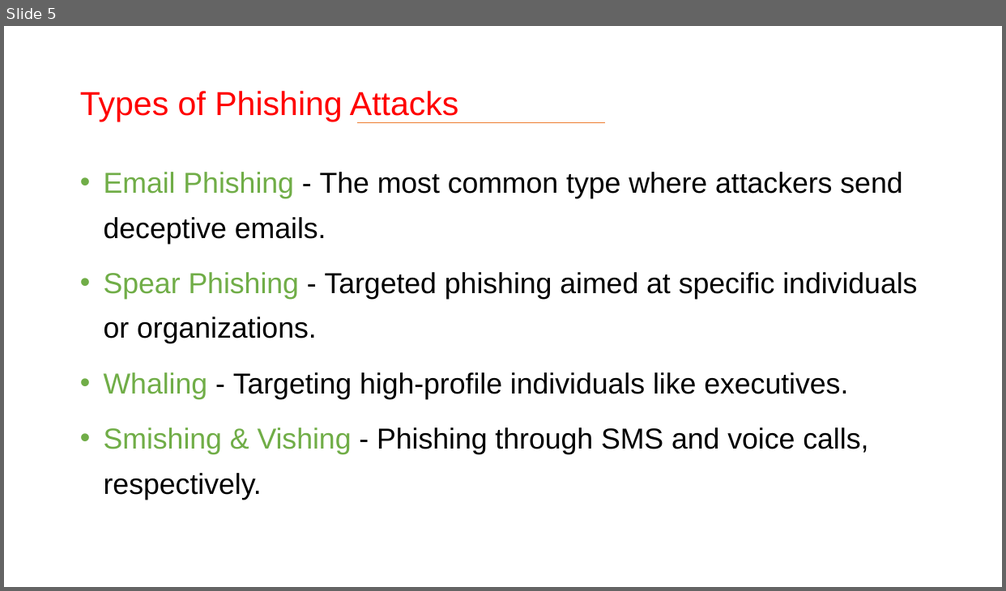
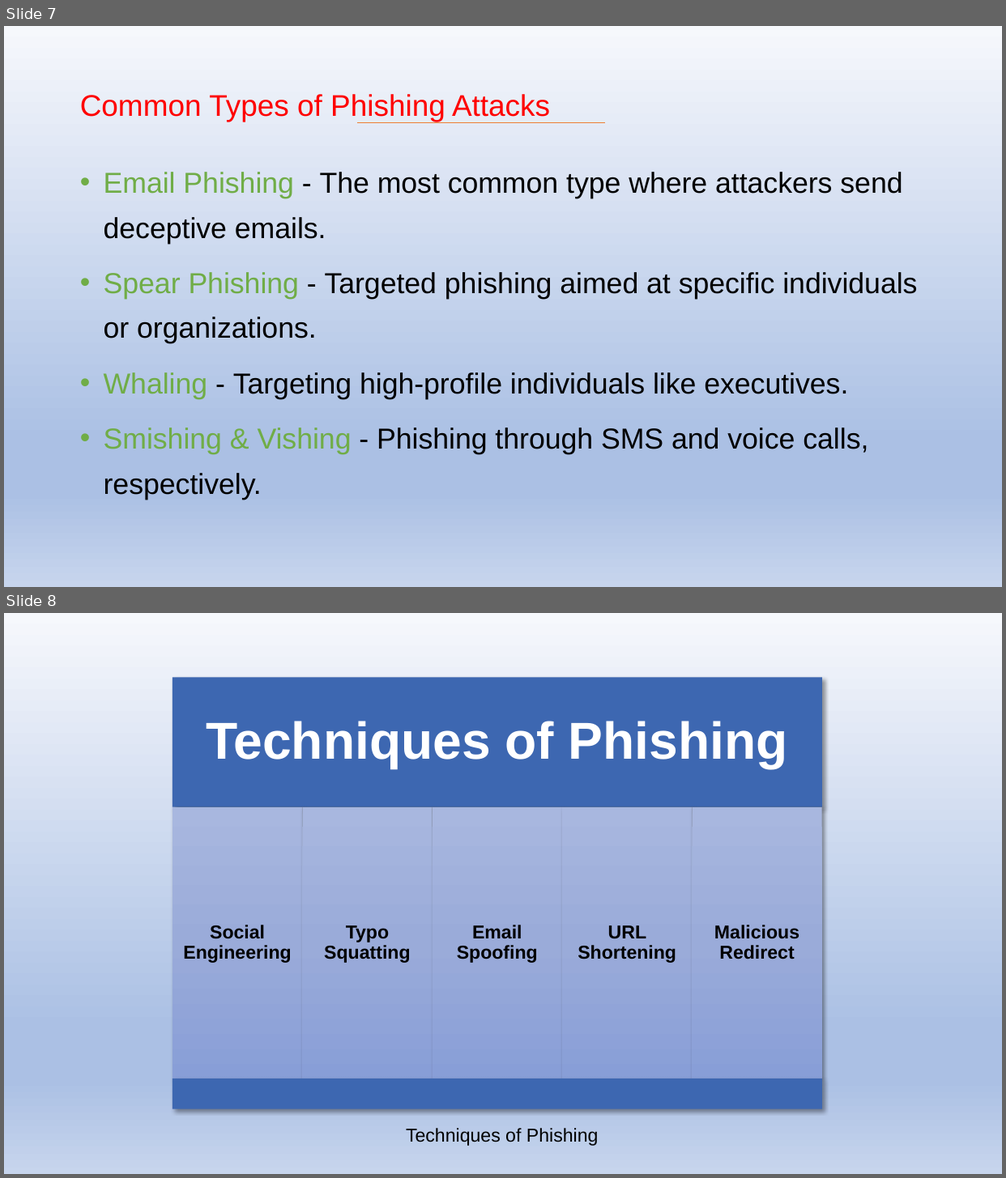
Before and after one commit to tohidbhati/CodeAlpha-Projects, a slide deck: CodeAlpha - Phishing Awareness/Task 1 - Phishing Awareness.pptx. Shown one above the other, each under a label of ours: slide 5 before the commit, slides 7 and 8 after it. The pictures are 1006x591 and 1006x1178 pixels, drawn with LibreOffice and Linux fonts; fonts in the diff are those of the drawing. Boxes give left, top, right and bottom in pixels: in the first picture for what was removed or moved away, otherwise in the second. Text is boxed around its words. In the diff, an @@ line names an element or a change of style, - is before the commit and + after.

```diff
--- a/CodeAlpha - Phishing Awareness/Task 1 - Phishing Awareness.pptx
+++ b/CodeAlpha - Phishing Awareness/Task 1 - Phishing Awareness.pptx
@@ slide 8 added at [4,613,1002,1174], background gradient #F6F8FC to #ABC0E4 to #C7D5ED @@
@@ group added at [172,677,822,1110]: 7 rectangles, 6 texts @@
+Techniques of Phishing
+Social Engineering
+Typo Squatting
+Email Spoofing
+URL Shortening
+Malicious Redirect
@@ text added at [406,1128,599,1146], 18 pt, text #000000 @@
+Techniques of Phishing
@@ what was slide 5 is now slide 7 @@
@@ slide 7 changed as well @@
@@ background #FFFFFF to gradient #F6F8FC to #ABC0E4 to #C7D5ED @@
@@ title at [80,94,550,122]: text changed; size 32 to 28.8 pt @@
-Types of Phishing Attacks
+Common Types of Phishing Attacks
```
Also in this commit, not shown: 11 other slides changed, 3 other slides added, 1 other file.
